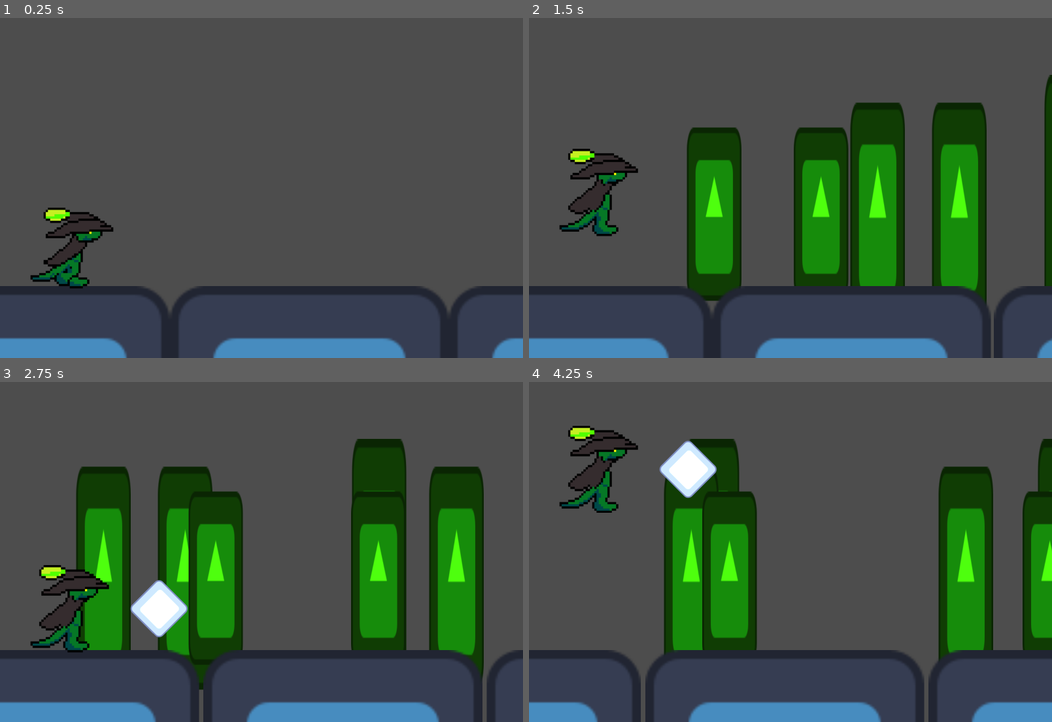
Above: before the commit, frames 1-4 (two rows, left to right).
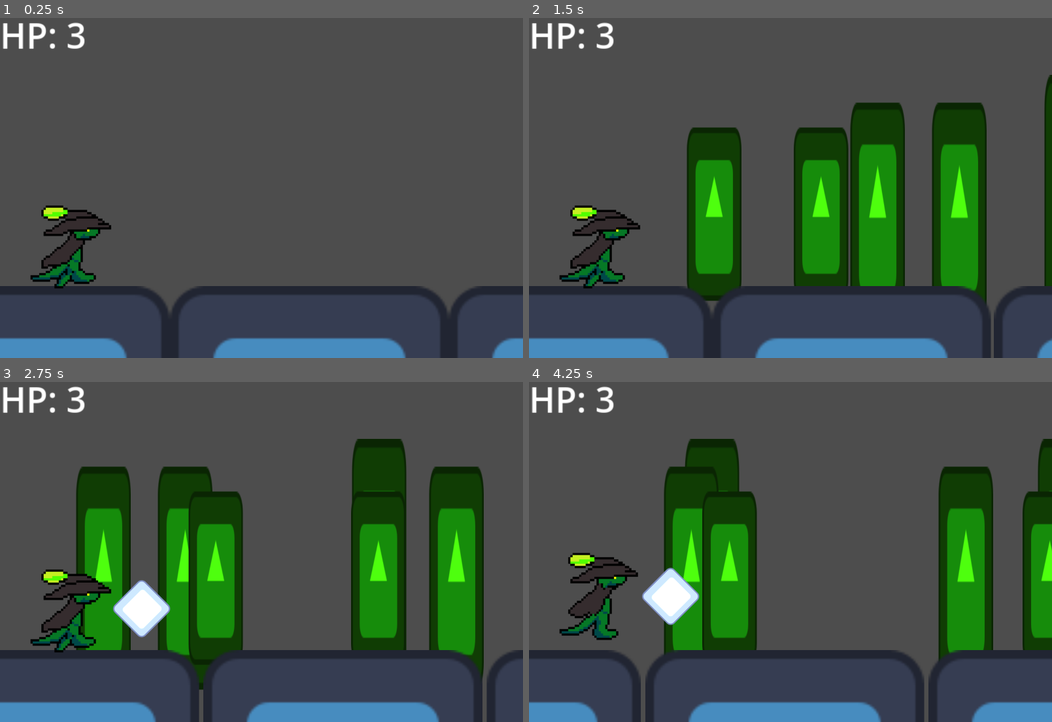
Above: after the commit, the same moments.

Repository: irmozius/UnhingedGekko
Game: Godot game, scene res://game_data/worlds/game_world.tscn
Two runs of this game, one before a commit and one after it. Both use one fixed random seed, a clock stepped at 60 frames per second and the inputs below. The engine's default icon, where the game draws it, is replaced by a stand-in: a white triangle on a blue panel in a dark square.
Inputs (mouse positions are in pixels of both pictures, inside the frame that each line leads up to):
- Up to frame 1 (0.25 s): no input
- Up to frame 2 (1.5 s): tap Enter at 0.5 s; move the mouse to (905, 167) at 0.52 s; hold D 0.53-1.25 s; tap Space (slash) at 0.6 s; click (905, 167) at 0.67 s; tap Up (jump) at 0.77 s; drag from (685, 201) to (596, 109) at 1.27 s
- Up to frame 3 (2.75 s): move the mouse to (313, 470) at 2.02 s; hold A from 2.03 s (still down); tap Backspace at 2.1 s; tap Space (slash) at 2.3 s
- Up to frame 4 (4.25 s): release A at 2.75 s; drag from (764, 616) to (633, 494) at 2.77 s; move the mouse to (947, 599) at 3.52 s; hold D from 3.53 s (still down); tap F at 3.6 s; tap Up (jump) at 3.77 s; tap Space (slash) at 3.8 s

The runs differ from the first frame. In frame 1, 1.6% of the frame differs, in the area x 0-22%, y 1-80%; in frame 2, 3.7%; in frame 3, 3.4%; in frame 4, 6.4%, in the area x 0-36%, y 1-76%.

Commit message:
Attack state, hp, damage system

Diff:
--- a/game_data/entities/characters/box.tscn
+++ b/game_data/entities/characters/box.tscn
@@ -14,6 +14,7 @@
 [node name="Hurtbox" parent="." unique_id=888921601 instance=ExtResource("1_e812k")]
 position = Vector2(12.8, -13.2)
 collision_layer = 16
+damage = 1
 
 [node name="CollisionShape2D" type="CollisionShape2D" parent="Hurtbox" unique_id=337671504]
 scale = Vector2(0.99999994, 0.99999994)
--- a/game_data/entities/characters/flyinglizards.tscn
+++ b/game_data/entities/characters/flyinglizards.tscn
@@ -28,6 +28,7 @@
 
 [node name="Hurtbox" parent="." unique_id=888921601 instance=ExtResource("4_nmdaj")]
 collision_layer = 16
+damage = 1
 
 [node name="CollisionShape2D" type="CollisionShape2D" parent="Hurtbox" unique_id=672550695]
 position = Vector2(8, -75)
--- a/game_data/entities/characters/gekko.gd
+++ b/game_data/entities/characters/gekko.gd
@@ -16,7 +16,7 @@
 ## Hitbox detects incoming hits, Hurtbox sends hits.
 @onready var hitbox: Hitbox = $Hitbox
 @onready var hurtbox: Hurtbox = $Hurtbox
-@onready var attack: Node = $attack
+@onready var attack: GekkoAttacks = $attack
 
 
 ## Bools for polling input.
@@ -25,9 +25,6 @@
 
 ## Used to enable/disable floor checking during jump.
 var checking_floor : bool = false
-
-
-
 
 #region Basic overrides
 
@@ -40,10 +37,11 @@
 
 func _ready() -> void:
 	#Add the states to the state machine
-	fsm.state_changed.connect(on_state_change)
+	fsm.state_changed.connect(_on_state_change)
 	fsm.add_state("Running", running_enter, running_exit, running_update, running_pupdate)
 	fsm.add_state("InAir", inair_enter, inair_exit, inair_update, inair_pupdate)
 	fsm.add_state("Dead", dead_enter, dead_exit, dead_update, Callable())
+	fsm.add_state("Attacking", attack_enter, attack_exit, attack_update, attack_pupdate)
 	## Set initial state
 	fsm.set_state("InAir")
 
@@ -58,7 +56,7 @@
 	move_and_slide()
 
 ## Callback for state change.
-func on_state_change(s_name : String):
+func _on_state_change(s_name : String):
 	print("Player state changed to " + s_name)
 
 ## Move the ground to simulate movement.
@@ -82,11 +80,19 @@
 ## Initiate slash attack, enabling slash collision briefly
 ## then switching it back off. Also show hit marker.
 func slash():
-	attack.slash()
+	fsm.set_state("Attacking")
 
 ## When hitbox receives a hit, die. Pass through the hurtbox in case we need its data later.
-func _on_hitbox_received_hit(_hurtbox : Hurtbox) -> void:
-	die()
+func _on_hitbox_received_hit(hurtbox : Hurtbox) -> void:
+	take_damage(hurtbox.damage)
+
+func take_damage(amnt : int):
+	Global.change_hp(-amnt)
+	if Global.current_hp == 0:
+		die()
+
+func heal(amnt : int):
+	Global.change_hp(amnt)
 
 ## Inform Global of death, and emit the global death signal. Finally, change to death state
 ## which has disabled input.
@@ -94,6 +100,12 @@
 	Global.player_dead = true
 	Global.player_died.emit()
 	fsm.set_state("Dead")
+
+func _on_attack_finished():
+	if is_on_floor():
+		fsm.set_state("Running")
+	else:
+		fsm.set_state("InAir")
 
 #endregion
 
@@ -124,13 +136,35 @@
 
 #endregion
 
+## Attacking state functions:
+#region Attacking
+
+## Entering attacking state
+func attack_enter():
+	attack.slash()
+	attack.attack_finished.connect(_on_attack_finished, CONNECT_ONE_SHOT)
+
+## Exiting attacking state
+func attack_exit():
+	pass
+
+## Process attacking state:
+func attack_update(_delta : float):
+	pass
+
+## attacking physics process: move the ground
+func attack_pupdate(delta : float):
+	scroll_ground(delta)
+
+#endregion
+
 ## State for airborne movement. Pretty much just applies gravity and
 ## changes back to running once back on the ground.
 #region InAir
 
 func inair_enter():
 	## 30 milisecond timer before enabling ground check.
-	get_tree().create_timer(0.3).timeout.connect(func(): checking_floor = true, CONNECT_ONE_SHOT)
+	get_tree().create_timer(0.15).timeout.connect(func(): checking_floor = true, CONNECT_ONE_SHOT)
 
 ## Reset vertical velocity on exit.
 func inair_exit():
--- a/game_data/entities/characters/gekko.tscn
+++ b/game_data/entities/characters/gekko.tscn
@@ -9,7 +9,9 @@
 [ext_resource type="Texture2D" uid="uid://e7oob1beiy0h" path="res://assets/graphics/sprites/gekko/Full_run3.png" id="5_vp8qi"]
 [ext_resource type="Script" uid="uid://dfvjnhi4hxd6w" path="res://game_data/entities/characters/shoot.gd" id="8_4yyxq"]
 
-[sub_resource type="SpriteFrames" id="SpriteFrames_thimi"]
+[sub_resource type="CanvasItemMaterial" id="CanvasItemMaterial_ranni"]
+
+[sub_resource type="SpriteFrames" id="SpriteFrames_4yyxq"]
 animations = [{
 "frames": [{
 "duration": 1.0,
@@ -23,7 +25,7 @@
 }],
 "loop": true,
 "name": &"default",
-"speed": 10.0
+"speed": 5.0
 }]
 
 [sub_resource type="RectangleShape2D" id="RectangleShape2D_p6orh"]
@@ -42,11 +44,13 @@
 script = ExtResource("1_p6orh")
 jump_force = 12.0
 
-[node name="AnimatedSprite2D" type="AnimatedSprite2D" parent="." unique_id=994462684]
+[node name="AnimatedSprite2D" type="AnimatedSprite2D" parent="." unique_id=1275728619]
+material = SubResource("CanvasItemMaterial_ranni")
 scale = Vector2(0.25, 0.25)
-sprite_frames = SubResource("SpriteFrames_thimi")
+sprite_frames = SubResource("SpriteFrames_4yyxq")
 autoplay = "default"
-frame_progress = 0.28294694
+
+[node name="AnimationPlayer" type="AnimationPlayer" parent="." unique_id=1672742871]
 
 [node name="CollisionShape2D" type="CollisionShape2D" parent="." unique_id=1760843867]
 shape = SubResource("RectangleShape2D_p6orh")
@@ -60,7 +64,7 @@
 shape = SubResource("CapsuleShape2D_ranni")
 
 [node name="Hurtbox" parent="." unique_id=888921601 instance=ExtResource("4_ely7x")]
-position = Vector2(40, 0)
+position = Vector2(32, 0)
 collision_layer = 8
 
 [node name="CollisionShape2D" type="CollisionShape2D" parent="Hurtbox" unique_id=1148758240]
@@ -70,7 +74,7 @@
 [node name="HitMarker" type="Sprite2D" parent="." unique_id=1984310832]
 visible = false
 modulate = Color(3.8147569, 3.8147569, 3.8147569, 1)
-position = Vector2(39.999996, 0)
+position = Vector2(32, 0)
 rotation = -0.7853982
 scale = Vector2(0.15625, 0.15625)
 texture = ExtResource("5_f3bsu")
--- a/game_data/entities/characters/iguana.tscn
+++ b/game_data/entities/characters/iguana.tscn
@@ -28,6 +28,7 @@
 
 [node name="Hurtbox" parent="." unique_id=888921601 instance=ExtResource("3_w5a78")]
 collision_layer = 16
+damage = 2
 
 [node name="CollisionShape2D" type="CollisionShape2D" parent="Hurtbox" unique_id=672550695]
 position = Vector2(8, -27.5)
--- a/game_data/entities/characters/shoot.gd
+++ b/game_data/entities/characters/shoot.gd
@@ -1,4 +1,8 @@
+class_name GekkoAttacks
 extends Node
+
+signal attack_finished
+
 #hitbox hurtbox setup
 @onready var hitbox: Hitbox = $"../Hitbox"
 @onready var hurtbox: Hurtbox = $"../Hurtbox"
@@ -20,10 +24,7 @@
 		print("Player is Slasing")
 		hurtbox_shape.disabled = false
 		hit_marker.show()
-		get_tree().create_timer(slash_duration).timeout.connect(func():
-			hurtbox_shape.disabled = true
-			hit_marker.hide(),
-			CONNECT_ONE_SHOT)
+		get_tree().create_timer(slash_duration).timeout.connect(attack_end, CONNECT_ONE_SHOT)
 
 		#cd stuff
 		slash_on_cooldown = true
@@ -32,3 +33,9 @@
 			)
 	else:
 		print("Slash on cooldown")
+
+func attack_end():
+	if Global.player_dead: return
+	hurtbox_shape.disabled = true
+	hit_marker.hide()
+	attack_finished.emit()
--- a/game_data/entities/components/hurtbox.gd
+++ b/game_data/entities/components/hurtbox.gd
@@ -3,4 +3,4 @@
 extends Area2D
 
 ## Damage value in case we decide to scale damage.
-@export var damage : float
+@export var damage : int
--- a/game_data/globals/global.gd
+++ b/game_data/globals/global.gd
@@ -2,7 +2,14 @@
 
 ## Global references for player and motion
 var gekko : Gekko
+var ui : UI
 var current_movement_speed : float = 0.0
 var player_dead : bool = false
+var max_hp : int = 3
+var current_hp : int = 3
 
 signal player_died
+
+func change_hp(amnt : int):
+	current_hp = clamp(current_hp + amnt, 0, max_hp)
+	ui.set_hp_lab()
--- a/game_data/worlds/game_world.tscn
+++ b/game_data/worlds/game_world.tscn
@@ -94,4 +94,13 @@
 theme_override_font_sizes/font_size = 7
 text = "RETRY"
 
+[node name="Stats" type="VBoxContainer" parent="UI" unique_id=180940265]
+offset_right = 40.0
+offset_bottom = 40.0
+
+[node name="HPLab" type="Label" parent="UI/Stats" unique_id=778919696]
+unique_name_in_owner = true
+layout_mode = 2
+text = "HP: 3"
+
 [connection signal="pressed" from="UI/DiedScreen/VBoxContainer/RetryBut" to="UI" method="_on_retry_but_pressed"]
--- a/game_data/worlds/ui.gd
+++ b/game_data/worlds/ui.gd
@@ -3,9 +3,11 @@
 extends CanvasLayer
 
 @onready var died_screen: PanelContainer = $DiedScreen
+@onready var hp_lab: Label = %HPLab
 
 ## Setup player death connection for death screen
 func _ready() -> void:
+	Global.ui = self
 	Global.player_died.connect(show_died_screen)
 
 func show_died_screen():
@@ -13,3 +15,6 @@
 
 func _on_retry_but_pressed() -> void:
 	get_tree().reload_current_scene()
+
+func set_hp_lab():
+	hp_lab.text = "HP: " + str(Global.current_hp)
Binary file removed: assets/graphics/sprites/gekko/Gekko_Sheetjpg.jpg
Not shown, removed: assets/graphics/sprites/gekko/Gekko_Sheetjpg.jpg.import
